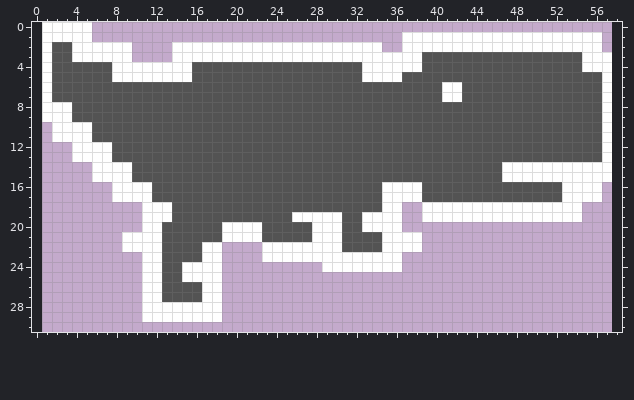
Pixel-art sprite, stored at imgs/Crouch1.png. Above, as it was before the edit.
The file is 57x50 pixels. The old version is drawn lined up with the new one, on the new canvas.
After the commit:
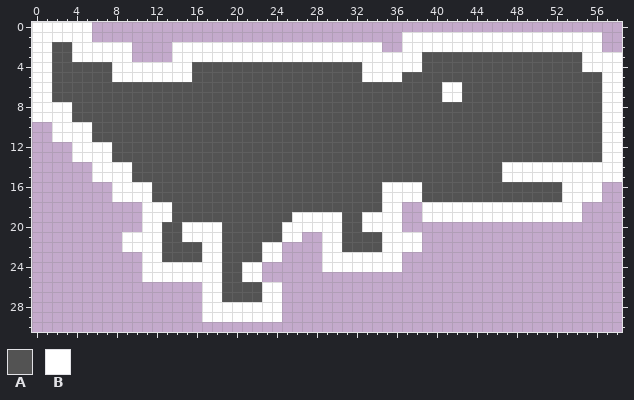
Palette (. is transparent): A #535353  B #ffffff
Difference:
canvas 57x50 -> 59x31, the old top-left corner now at 1,-19 (the part of the old canvas that was cut away was empty and is not shown)
y 0..2: x 0 . -> B
y 3..9: x 0 . -> B; x 58 . -> B
y 10..15: x 58 . -> B
y 20: x 15..22 AAAABBBB -> BBBBAAAA; x 25..27 AAA -> BBB
y 21: x 15..22 AAAABBBB -> BBBBAAAA; x 25..28 AAAB -> BB..
y 22..23: x 19..22 .... -> AAAA; x 25..28 BBBB -> ....
y 24..25: x 13..14 AA -> BB; x 19..22 .... -> AABB
y 26..27: x 11..16 BBAAAA -> ......; x 19..24 ...... -> AAAABB
y 28..29: x 11..16 BBBBBB -> ......; x 19..24 ...... -> BBBBBB
